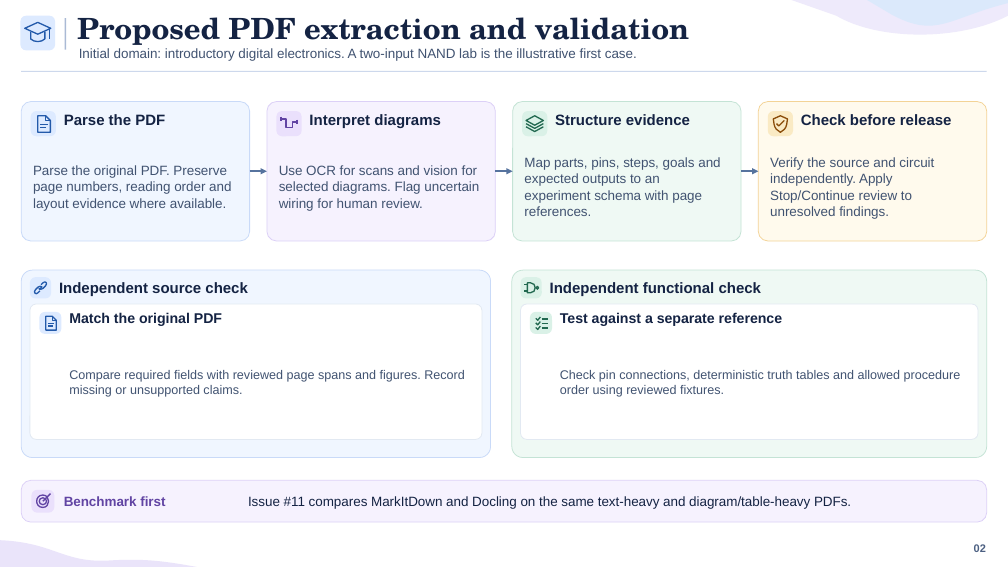
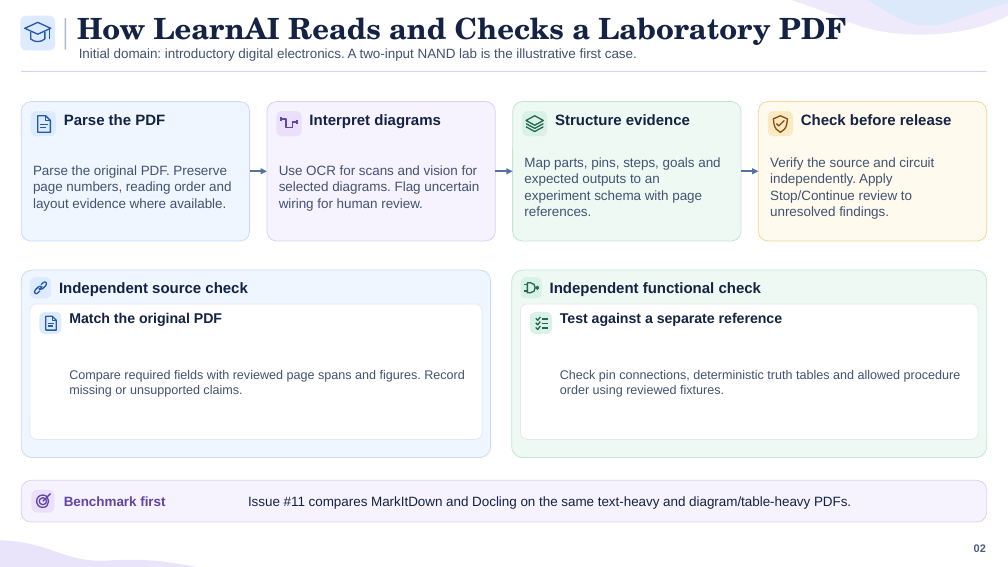
Before and after one commit to Seiframy/LearnAI, a slide deck: slide 2 of presentations/seminar-1-resources-timeline/LearnAI Seminar 1 - Resources Timeline and References.pptx. Drawn at 1008x567 pixels with LibreOffice and Linux fonts; fonts in the diff are those of the drawing. Boxes give left, top, right and bottom in pixels: in the first picture for what was removed or moved away, otherwise in the second. Text is boxed around its words. In the diff, an @@ line names an element or a change of style, - is before the commit and + after.

```diff
--- a/presentations/seminar-1-resources-timeline/LearnAI Seminar 1 - Resources Timeline and References.pptx
+++ b/presentations/seminar-1-resources-timeline/LearnAI Seminar 1 - Resources Timeline and References.pptx
@@ text at (77, 17, 846, 49): text changed @@
-Proposed PDF extraction and validation
+How LearnAI Reads and Checks a Laboratory PDF
```
Also in this commit, not shown: 3 other slides changed.
